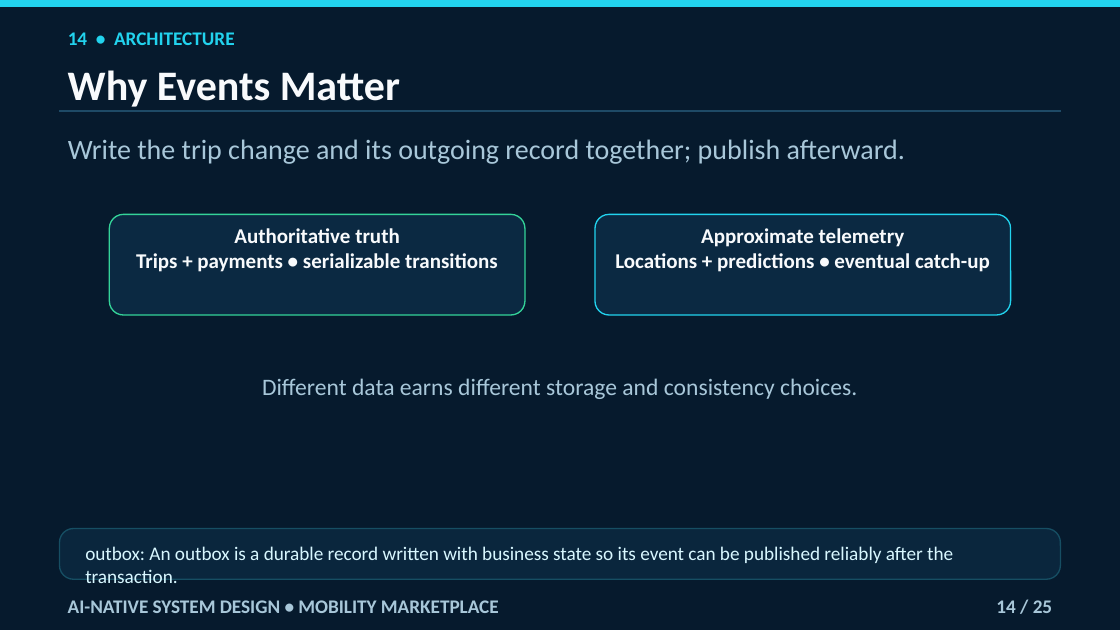
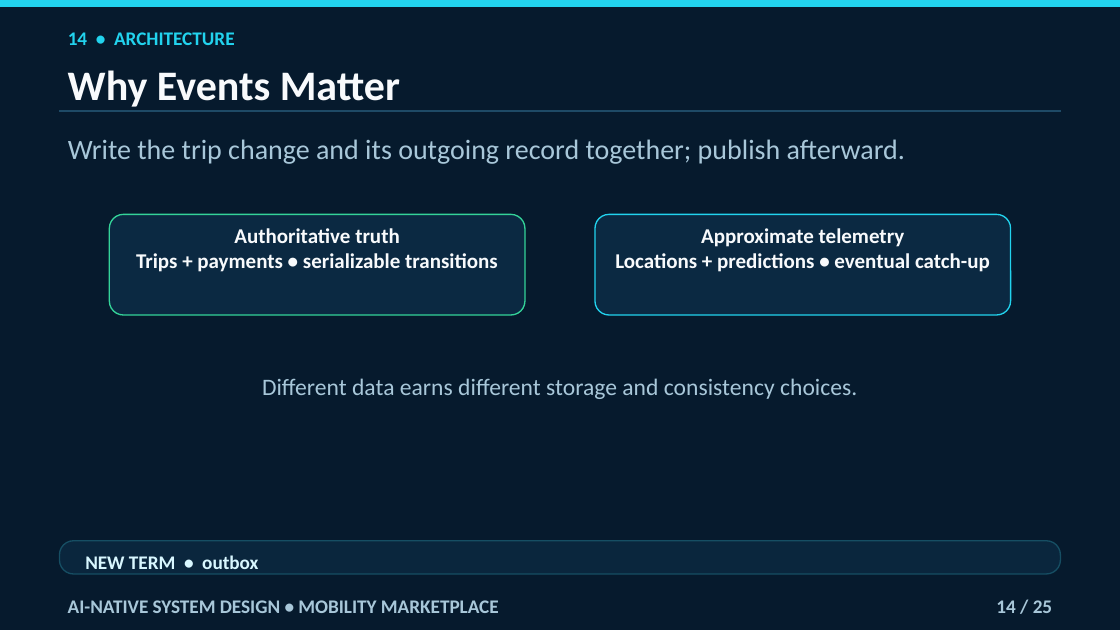
Before and after one commit to navaidya/learning, a slide deck: slide 14 of video/system-design/ai-native-mobility-marketplace/ai-native-mobility-marketplace.pptx. Drawn at 1120x630 pixels with LibreOffice and Linux fonts; fonts in the diff are those of the drawing. Boxes give left, top, right and bottom in pixels: in the first picture for what was removed or moved away, otherwise in the second. Text is boxed around its words. In the diff, an @@ line names an element or a change of style, - is before the commit and + after.

```diff
--- a/video/system-design/ai-native-mobility-marketplace/ai-native-mobility-marketplace.pptx
+++ b/video/system-design/ai-native-mobility-marketplace/ai-native-mobility-marketplace.pptx
@@ rounded rectangle resized from (x1=60, y1=528, x2=1061, y2=579) to (x1=60, y1=541, x2=1061, y2=575) @@
@@ rounded rectangle at (x1=60, y1=541, x2=1061, y2=575): proportions changed @@
@@ text at (x1=85, y1=555, x2=258, y2=569): text changed; bold on @@
-outbox: An outbox is a durable record written with business state so its event can be published reliably after the transaction.
+NEW TERM • outbox
```
Also in this commit, not shown: 24 other slides changed.
